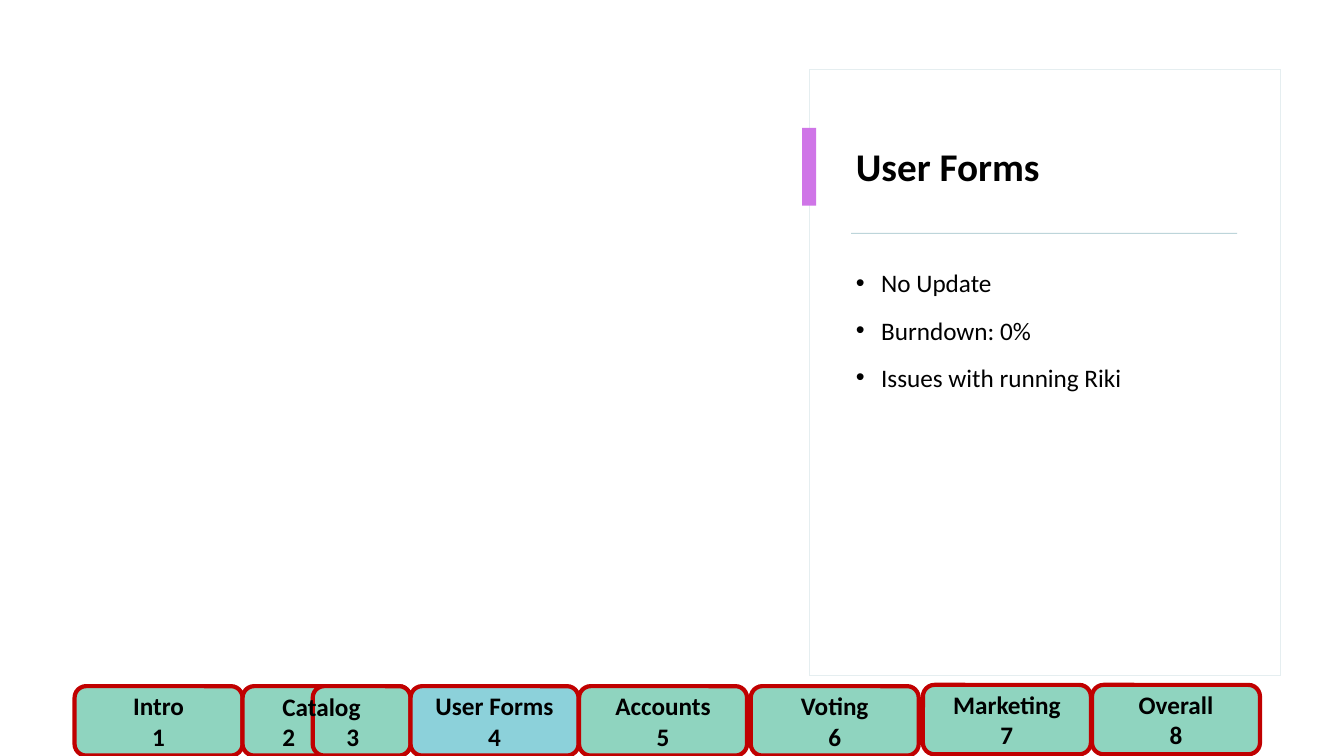
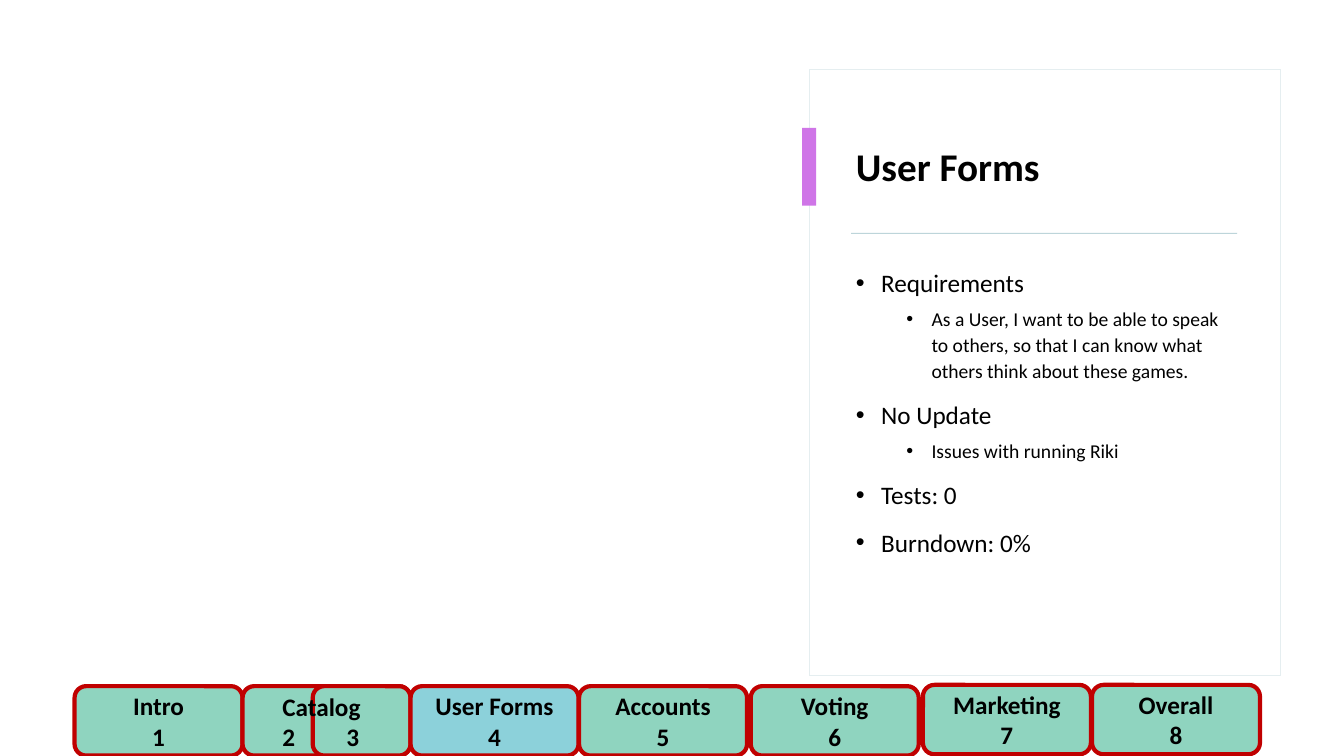
Before and after one commit to FlamingPyro/CSC440-Wiki-Gaming, a slide deck: slide 4 of Presentations/Wiki Gaming week 2.pptx. Drawn at 1344x756 pixels with LibreOffice and Linux fonts; fonts in the diff are those of the drawing; background and template pictures are left out. Boxes give left, top, right and bottom in pixels: in the first picture for what was removed or moved away, otherwise in the second. Text is boxed around its words. In the diff, an @@ line names an element or a change of style, - is before the commit and + after.

```diff
--- a/Presentations/Wiki Gaming week 2.pptx
+++ b/Presentations/Wiki Gaming week 2.pptx
@@ text at (881, 274, 1218, 382): paragraphs added @@
+• Requirements
+  • As a User, I want to be able to speak to others, so that I can know what others think about these games.
@@ text at (881, 369, 1121, 392): paragraph removed @@
-• Issues with running Riki
@@ text at (881, 444, 1119, 505): paragraphs added @@
+  • Issues with running Riki
+• Tests: 0
```
Also in this commit, not shown: 6 other slides changed.
